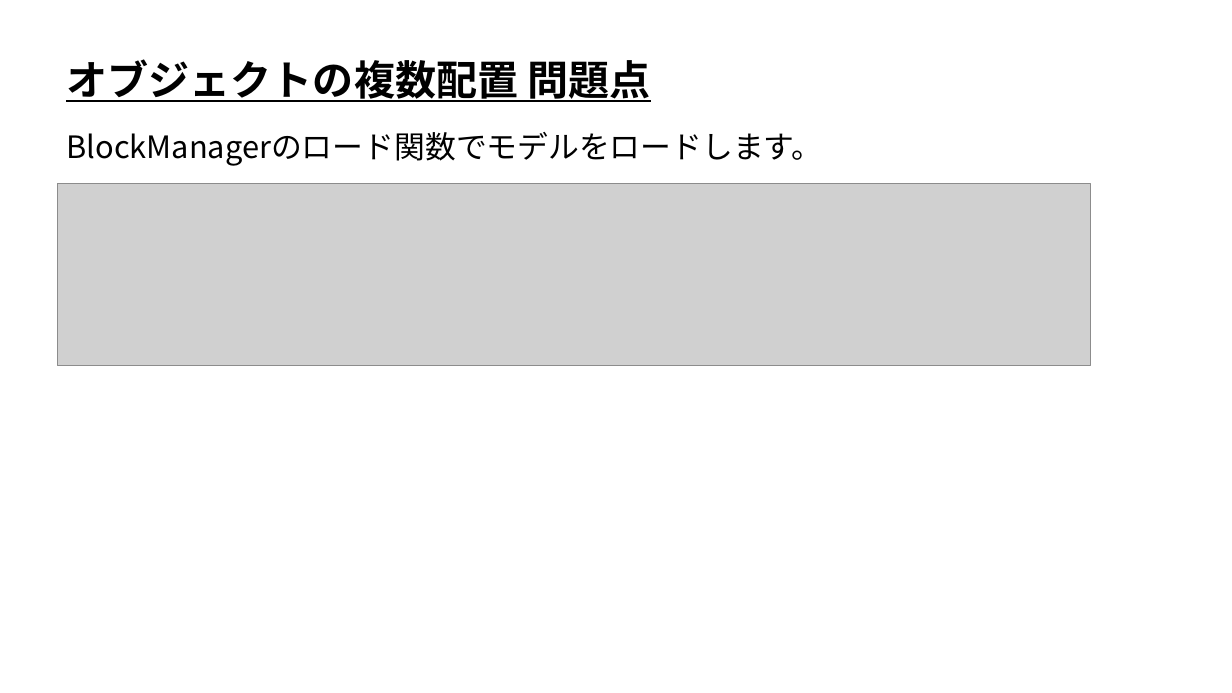
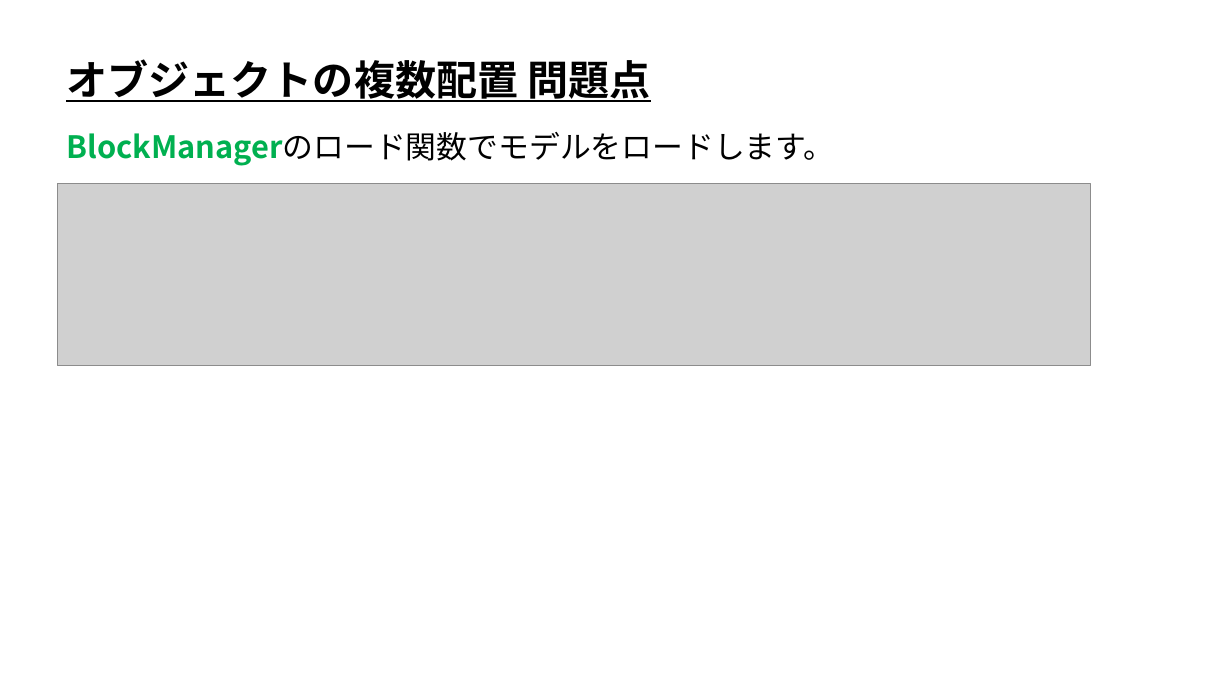
Before and after one commit to ArakiYusuke-Ohara/Textbook, a slide deck: slide 21 of ゲーム科2年/00_前期/ゲーム開発Ⅰ/05_オブジェクトの複数配置.pptx (slide 24 before the commit). Drawn at 1232x693 pixels with LibreOffice and Linux fonts; fonts in the diff are those of the drawing; grey boxes stand for pictures. Boxes give left, top, right and bottom in pixels: in the first picture for what was removed or moved away, otherwise in the second. Text is boxed around its words. In the diff, an @@ line names an element or a change of style, - is before the commit and + after.

```diff
--- a/ゲーム科2年/00_前期/ゲーム開発Ⅰ/05_オブジェクトの複数配置.pptx
+++ b/ゲーム科2年/00_前期/ゲーム開発Ⅰ/05_オブジェクトの複数配置.pptx
@@ text "BlockManagerのロード関数でモデルをロードします。" at bbox=[66, 132, 834, 166]: text colour #000000 to #00B050, bold on in "BlockManagerのロード関数でモデルをロードします。" @@
```
Also in this commit, not shown: 11 other slides changed, 3 slides removed, 9 other files.
